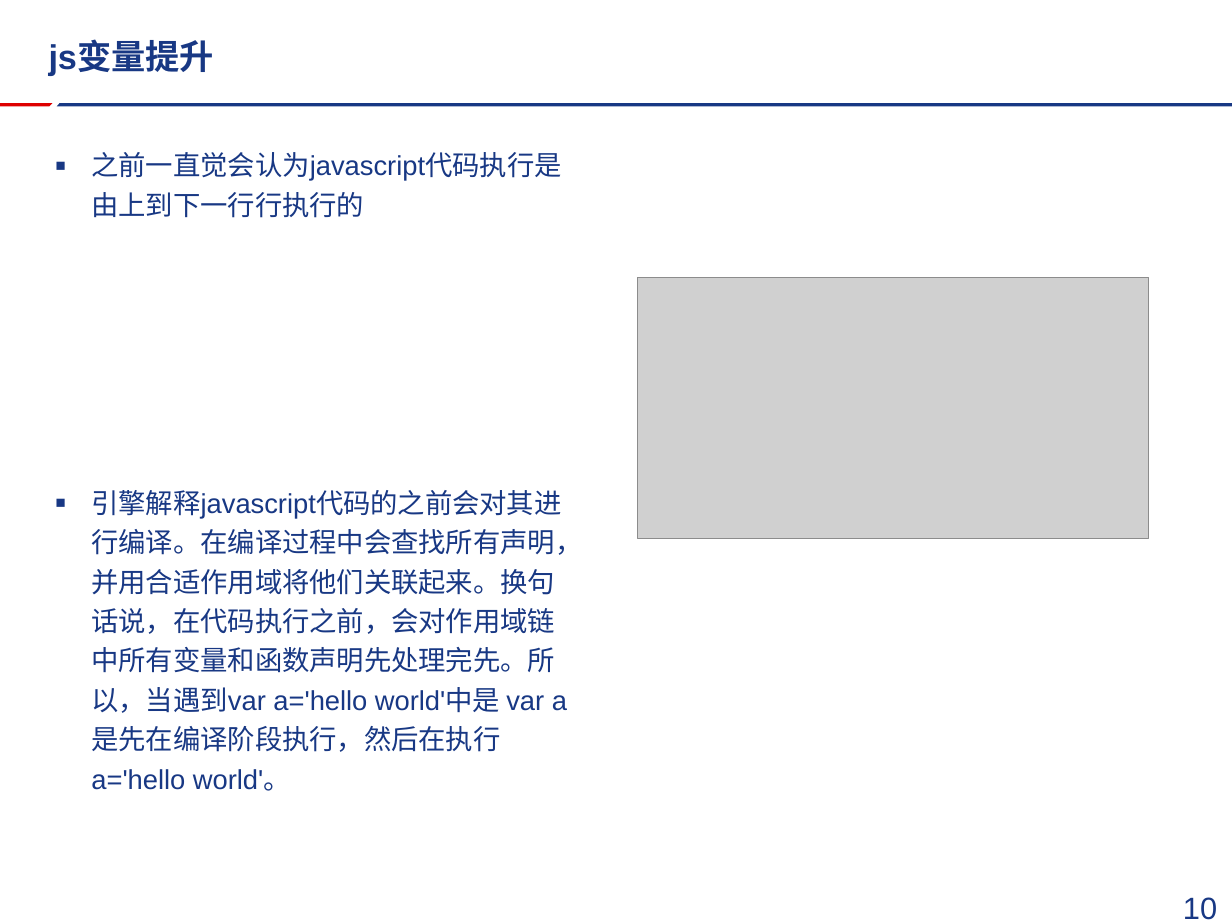
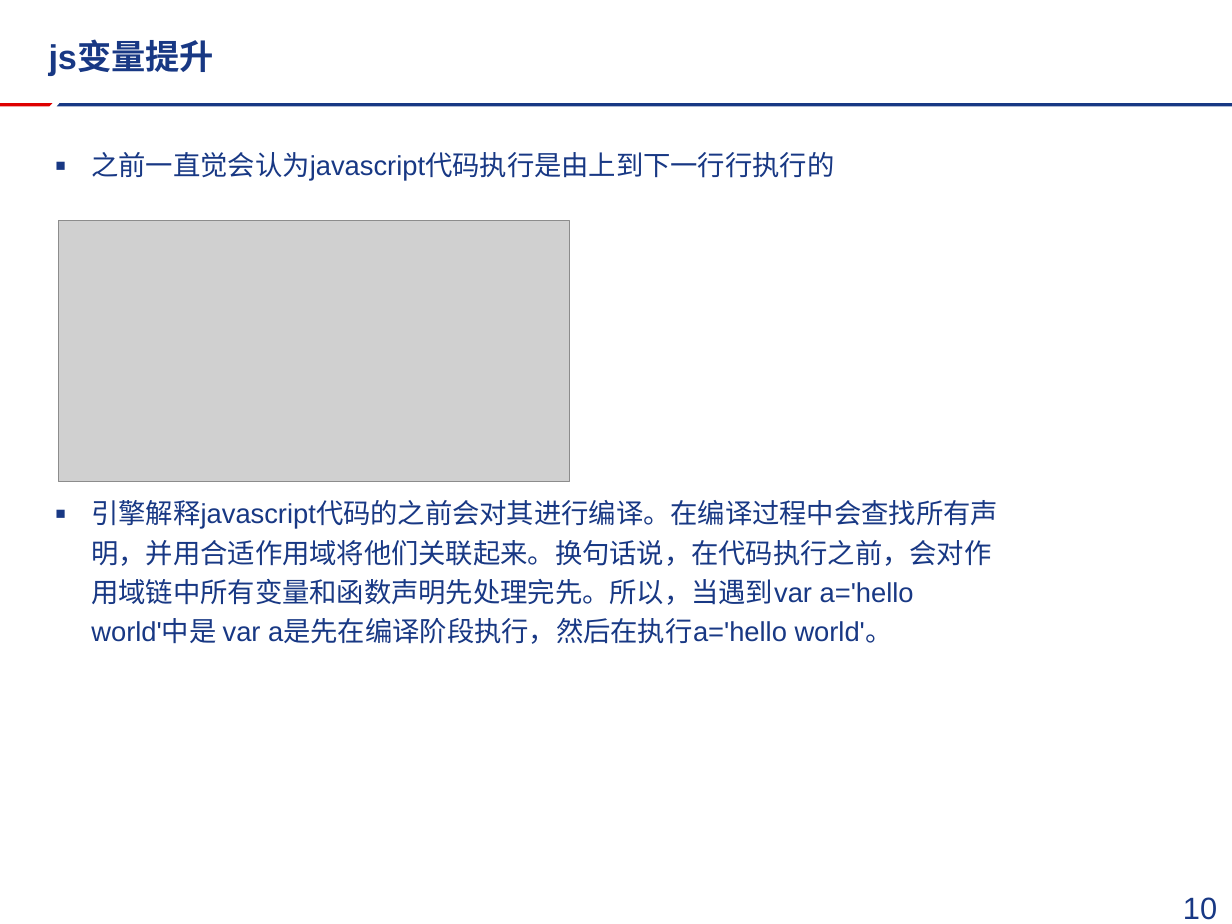
Before and after one commit to FireSmallPanda/swdt, a slide deck: slide 11 of javascript技术分享/javascript基础与优化分享.pptx. Drawn at 1232x924 pixels with LibreOffice and Linux fonts; fonts in the diff are those of the drawing; grey boxes stand for pictures; background and template pictures are left out. Boxes give left, top, right and bottom in pixels: in the first picture for what was removed or moved away, otherwise in the second. Text is boxed around its words. In the diff, an @@ line names an element or a change of style, - is before the commit and + after.

```diff
--- a/javascript技术分享/javascript基础与优化分享.pptx
+++ b/javascript技术分享/javascript基础与优化分享.pptx
@@ text "之前一直觉会认为javascript代码执行是由上到下一行行执行的" rewrapped from (x1=91, y1=152, x2=582, y2=791) to (x1=91, y1=152, x2=997, y2=644) @@
@@ picture moved from (x1=637, y1=277, x2=1148, y2=538) to (x1=58, y1=221, x2=569, y2=482) @@
```
Also in this commit, not shown: 14 other slides changed, 1 other file.
